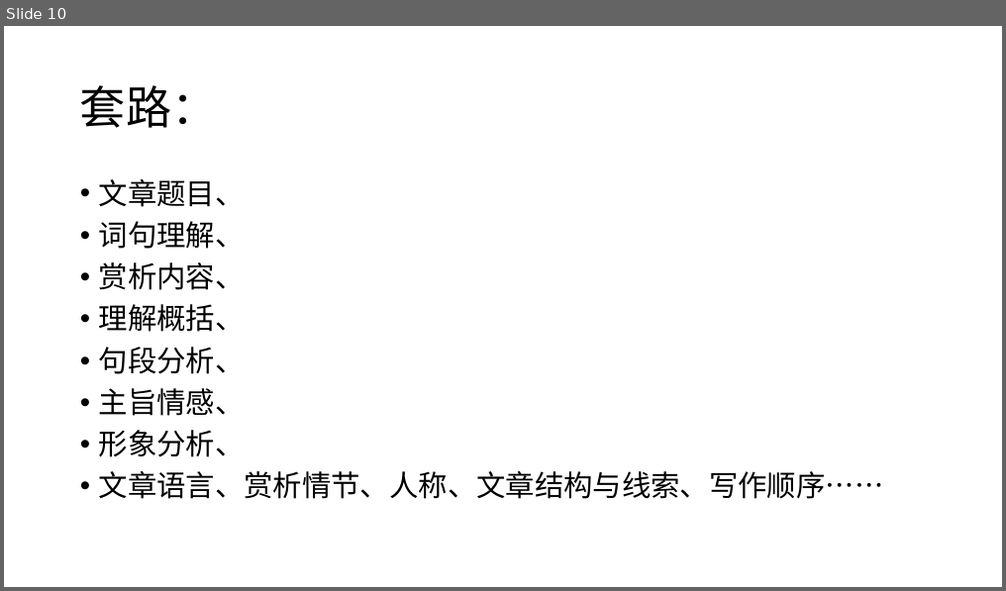
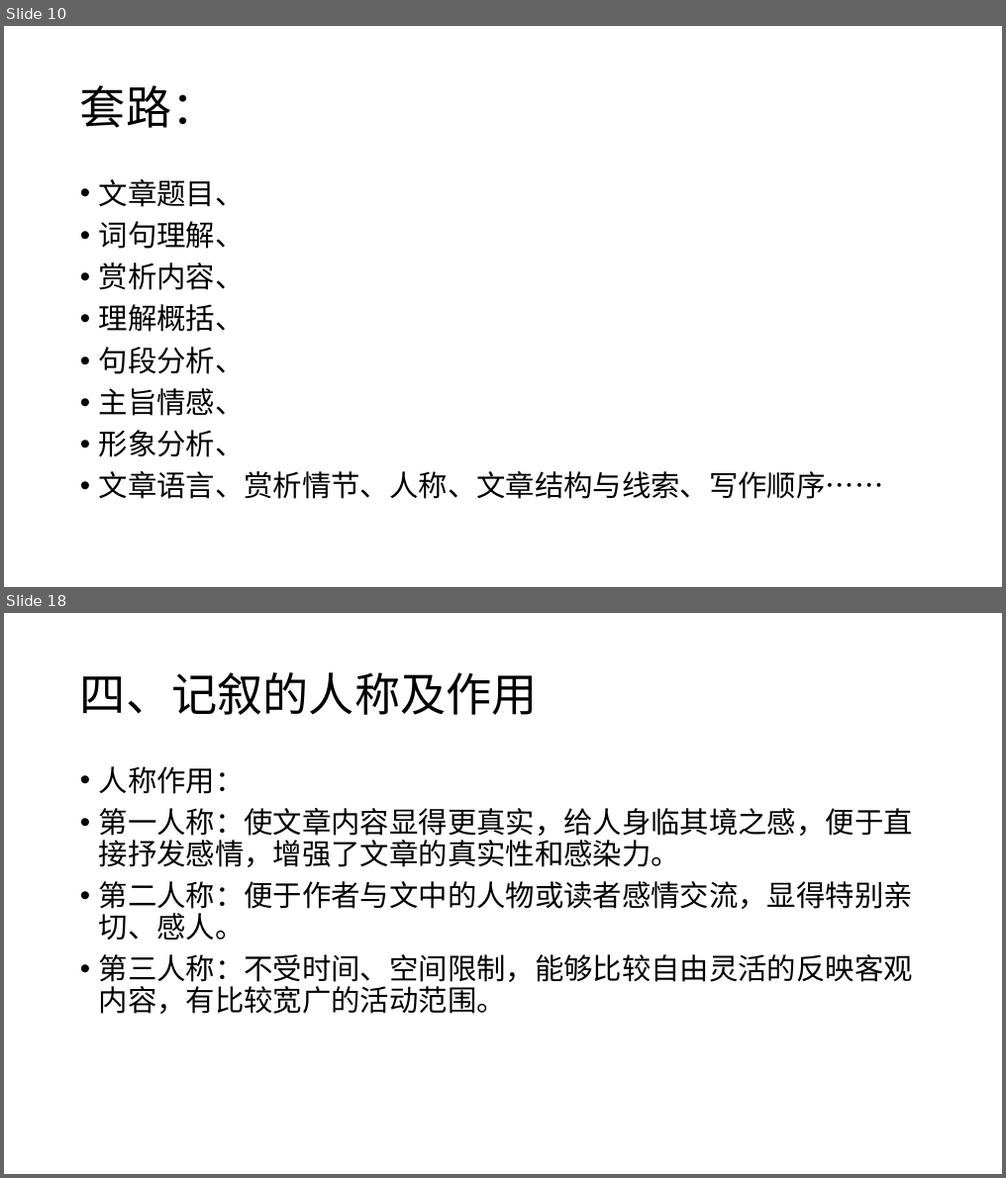
Before and after one commit to GY-feng/Notes, a slide deck: 备课-语文/PPT/文学类阅读.pptx. Shown one above the other, each under a label of ours: slide 10 before the commit, slides 10 and 18 after it; the slides between them are not shown. The pictures are 1006x591 and 1006x1178 pixels, drawn with LibreOffice and Linux fonts; fonts in the diff are those of the drawing. Boxes give left, top, right and bottom in pixels: in the first picture for what was removed or moved away, otherwise in the second. Text is boxed around its words. In the diff, an @@ line names an element or a change of style, - is before the commit and + after.

```diff
--- a/备课-语文/PPT/文学类阅读.pptx
+++ b/备课-语文/PPT/文学类阅读.pptx
@@ slide 18 added at [4,613,1002,1174], background #FFFFFF @@
@@ title added at [80,672,538,715], 44 pt, text #000000 @@
+四、记叙的人称及作用
@@ text added at [99,766,913,1014], 28 pt, text #000000 @@
+• 人称作用：
+• 第一人称：使文章内容显得更真实，给人身临其境之感，便于直接抒发感情，增强了文章的真实性和感染力。
+• 第二人称：便于作者与文中的人物或读者感情交流，显得特别亲切、感人。
+• 第三人称：不受时间、空间限制，能够比较自由灵活的反映客观内容，有比较宽广的活动范围。
```
Also in this commit, not shown: 32 other slides added, 1 other file.
